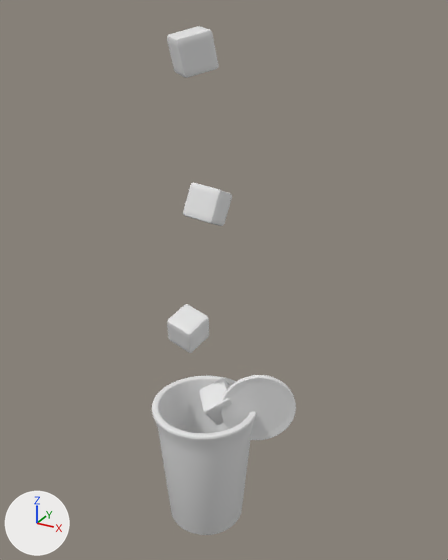
The OBJ model public/assets/drink-baked/blog0012.obj as it was, and as the next commit left it.
The view is the same before and after, from a camera (50 mm lens) standing at (7.26, -12.12, 13.56) and looking at (0.4, 0.34, 7.32). The lights are fixed; the arrows at lower left show +X, +Y and +Z. The older version comes first. Where no turn or scale is listed for an object, it has been applied to the vertices.
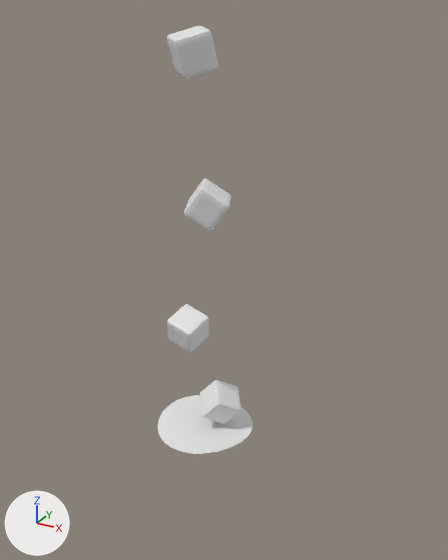
Location of each change, (x1, y1, x2, y2) in pixels of the pictures (448 x 560 px; the box of a moved part takes in the faces that stretch with it):
'Cylinder', deleted: before (152, 376, 257, 535)
'Circle.001', deleted: before (221, 375, 296, 440)
'Cube.002', reshaped (23% taller): before (183, 183, 232, 226); after (184, 178, 231, 231)
'Cube', reshaped: before (199, 378, 231, 425); after (200, 380, 241, 423)
part 3 of me_plane, moved or reshaped (not visible before): after (157, 395, 253, 454)

Patch to the scene script:
```diff
--- a/public/assets/drink-baked/blog0012.obj.py
+++ b/public/assets/drink-baked/blog0012.obj.py
@@ me_cube @@
 # used by ob_cube; location = (0.0, 0.0, 0.0)
-me_cube.from_pydata(...)  # 386 vertices, 384 faces; spans x -0.254..0.944, y -0.404..0.855, z 3.155..4.332
+me_cube.from_pydata(...)  # 386 vertices, 384 faces; spans x -0.294..0.984, y -0.331..0.782, z 3.123..4.364
+# me_cube part 1: the whole mesh is multiplied about its middle by the matrix ((-0.935, -0.046, 0.353), (0.35, 0.054, 0.935), (-0.062, 0.997, -0.035))
@@ me_cube_002 @@
 # used by ob_cube_002; location = (0.0, 0.0, 0.0)
-me_cube_002.from_pydata(...)  # 386 vertices, 384 faces; spans x -0.324..0.586, y -0.46..0.554, z 8.779..9.846
+me_cube_002.from_pydata(...)  # 386 vertices, 384 faces; spans x -0.493..0.755, y -0.498..0.592, z 8.757..9.868
+# me_cube_002 part 2: the whole mesh is multiplied about its middle by the matrix ((0.405, 0.898, 0.17), (-0.914, 0.389, 0.118), (0.04, -0.203, 0.978))
@@ me_plane @@
 # used by ob_plane; location = (0.0, 0.0, 0.0)
-me_plane.from_pydata(...)  # 250 vertices, 72 faces; spans x -1.31..1.31, y -1.3..1.3, z 3.01..3.13
+me_plane.from_pydata(...)  # 216 vertices, 159 faces; spans x -1.31..1.31, y -1.31..1.31, z 3.01..3.13
+# me_plane part 3: 18 vertices moved from x -1.25..1.25, y -1.3..1.3, z 3.03..3.13 to x -1.25..1.25, y -1.31..1.31, z 3.03..3.13; 176 vertices removed from x -1.31..1.31, y -1.3..1.3, z 3.01..3.13; 142 vertices added at x -1.29..1.29, y -1.29..1.29, z 3.01..3.13
@@ ob_circle_001 @@
-ob_circle_001 = bpy.data.objects.new('Circle.001', me_circle_001)
-ob_circle_001.location = (0.0, 0.0, 0.0)
@@ ob_cylinder @@
-ob_cylinder = bpy.data.objects.new('Cylinder', me_cylinder)
-ob_cylinder.location = (0.0, 0.0, 0.0)
```
